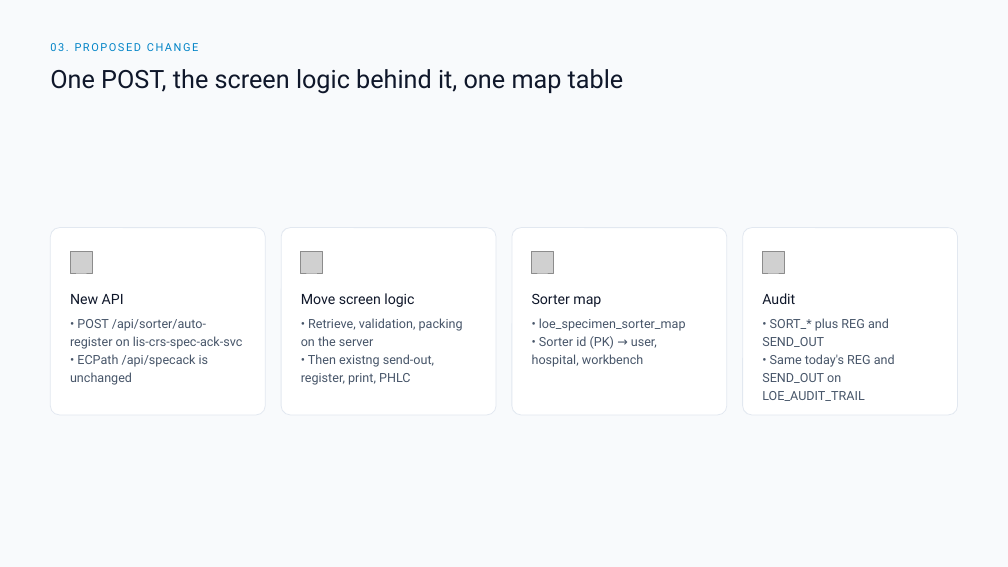
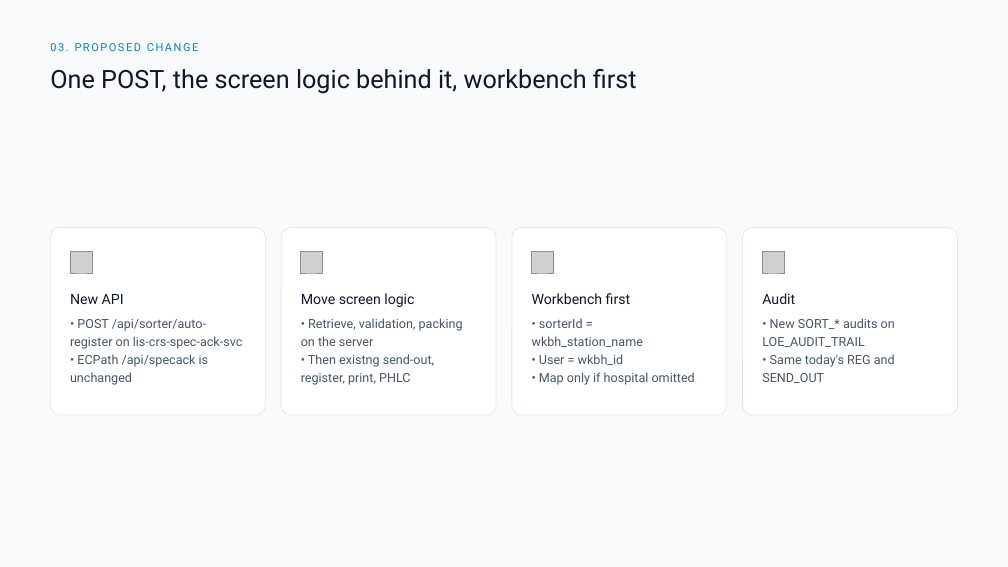
Before and after one commit to DragonChong/HA-Notes, a slide deck: slide 5 of SDLC/Projects/TMP-specimen-sorter-api — Specimen Sorter API/assets/Specimen Sorter API v3.pptx. Drawn at 1008x567 pixels with LibreOffice and Linux fonts; fonts in the diff are those of the drawing; grey boxes stand for pictures. Boxes give left, top, right and bottom in pixels: in the first picture for what was removed or moved away, otherwise in the second. Text is boxed around its words. In the diff, an @@ line names an element or a change of style, - is before the commit and + after.

```diff
--- a/SDLC/Projects/TMP-specimen-sorter-api — Specimen Sorter API/assets/Specimen Sorter API v3.pptx
+++ b/SDLC/Projects/TMP-specimen-sorter-api — Specimen Sorter API/assets/Specimen Sorter API v3.pptx
@@ text at bbox=[50, 69, 637, 94]: text changed @@
-One POST, the screen logic behind it, one map table
+One POST, the screen logic behind it, workbench first
@@ text at bbox=[532, 293, 630, 304]: text changed @@
-Sorter map
+Workbench first
@@ text at bbox=[532, 318, 695, 385]: text changed @@
-• loe_specimen_sorter_map
-• Sorter id (PK) → user, hospital, workbench
+• sorterId = wkbh_station_name
+• User = wkbh_id
+• Map only if hospital omitted
@@ text at bbox=[762, 318, 895, 383]: text changed @@
-• SORT_* plus REG and SEND_OUT
-• Same today's REG and SEND_OUT on LOE_AUDIT_TRAIL
+• New SORT_* audits on LOE_AUDIT_TRAIL
+• Same today's REG and SEND_OUT
```
Also in this commit, not shown: 3 other slides changed, 1 slide added, 1 slide removed, 5 other files.
